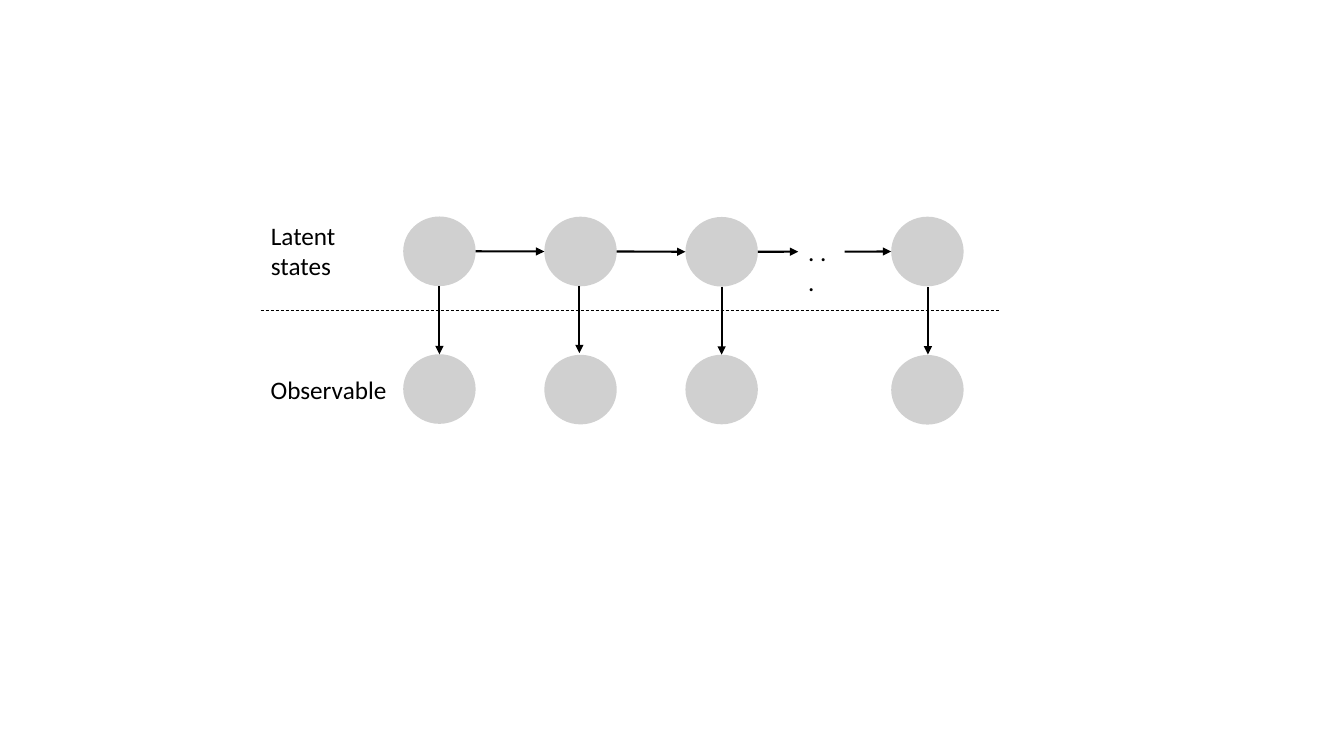
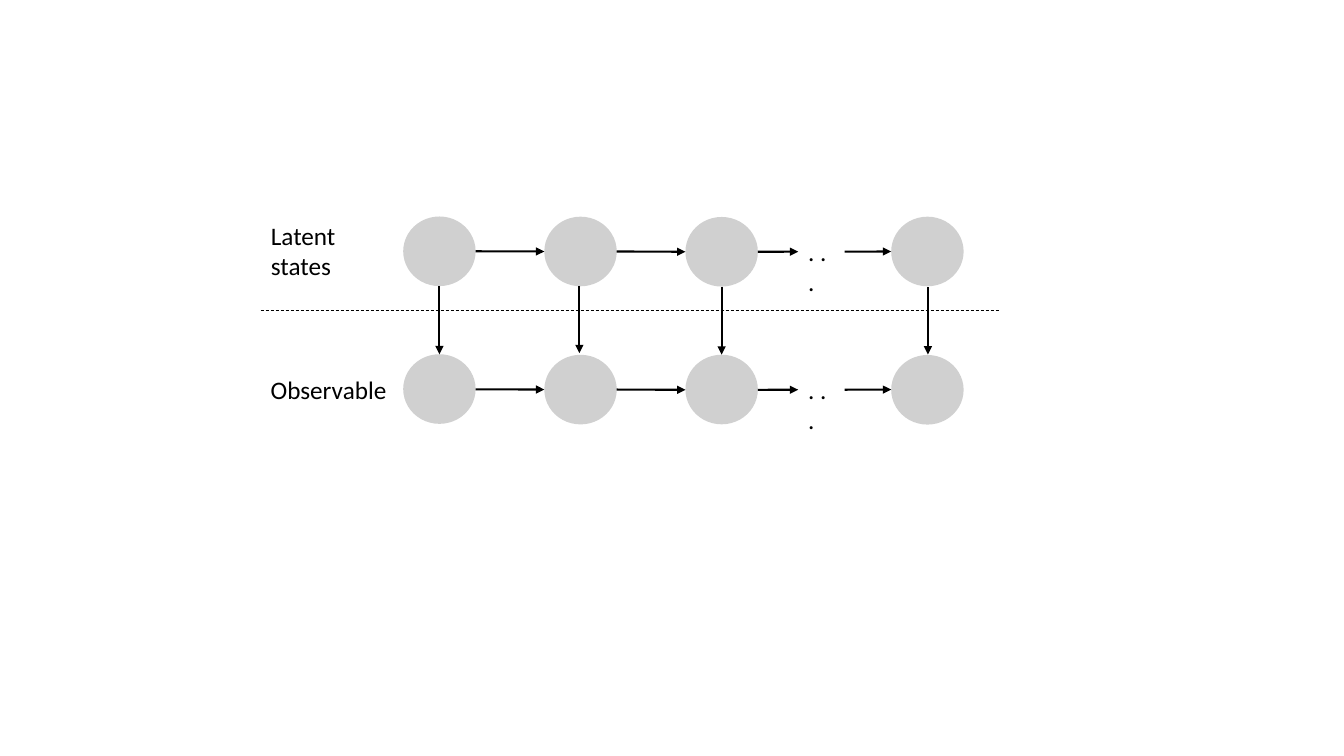
Before and after one commit to araea382/MT, a slide deck: slide 9 of Document/graphic.pptx. Drawn at 1344x756 pixels with LibreOffice and Linux fonts; fonts in the diff are those of the drawing; grey boxes stand for pictures. Boxes give left, top, right and bottom in pixels: in the first picture for what was removed or moved away, otherwise in the second. Text is boxed around its words. In the diff, an @@ line names an element or a change of style, - is before the commit and + after.

```diff
--- a/Document/graphic.pptx
+++ b/Document/graphic.pptx
@@ arrow added from (476, 389) to (544, 389), #000000 1.5 pt @@
@@ arrow added from (617, 389) to (686, 390), #000000 1.5 pt @@
@@ text added at bbox=[799, 369, 845, 409], 18 pt, text #000000 @@
+. . .
@@ arrow added from (845, 390) to (891, 389), #000000 1.5 pt @@
@@ arrow added from (758, 390) to (799, 390), #000000 1.5 pt @@
```
Also in this commit, not shown: 2 other slides changed, 20 other files.
